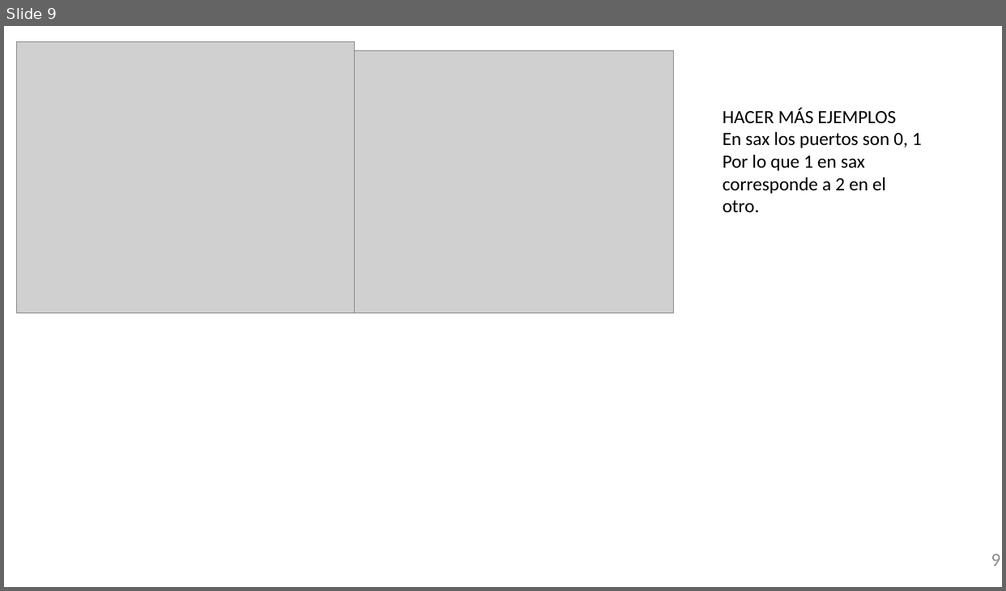
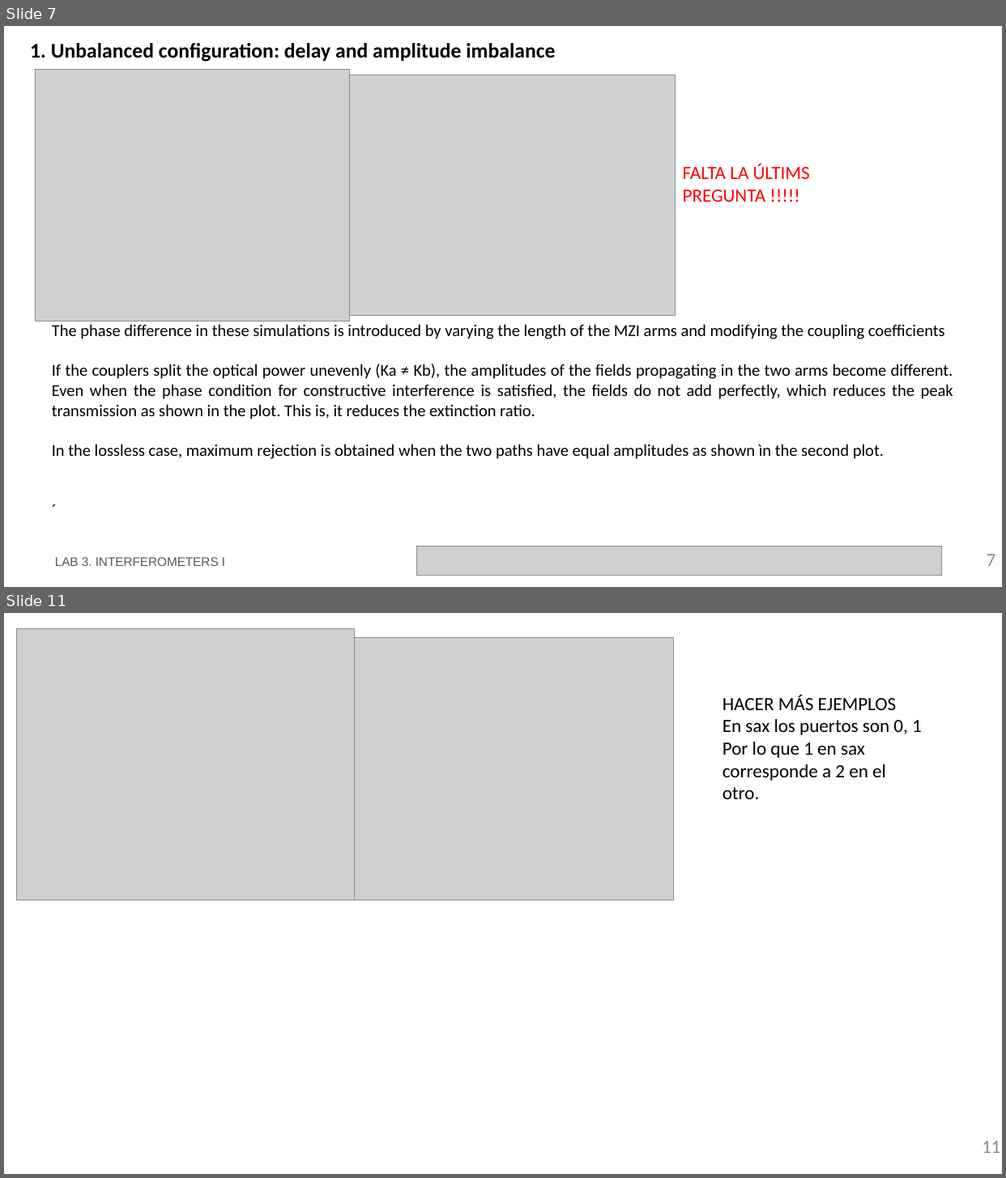
Before and after one commit to mromgar1/pic-upv-lab3, a slide deck: LabBook_3.pptx. Shown one above the other, each under a label of ours: slide 9 before the commit, slides 7 and 11 after it; the slides between them are not shown. The pictures are 1006x591 and 1006x1178 pixels, drawn with LibreOffice and Linux fonts; fonts in the diff are those of the drawing; grey boxes stand for pictures; background and template pictures are left out. Boxes give left, top, right and bottom in pixels: in the first picture for what was removed or moved away, otherwise in the second. Text is boxed around its words. In the diff, an @@ line names an element or a change of style, - is before the commit and + after.

```diff
--- a/LabBook_3.pptx
+++ b/LabBook_3.pptx
@@ slide 7 added at [4,26,1002,587], background #FFFFFF @@
@@ text added at [30,43,555,62], 20 pt, text #000000, bold @@
+  1. Unbalanced configuration: delay and amplitude imbalance
@@ picture added at [36,69,350,321] @@
@@ picture added at [350,75,675,316] @@
@@ text added at [683,163,810,202], 18 pt, text #FF0000 @@
+FALTA LA ÚLTIMS PREGUNTA !!!!!
@@ text added at [52,324,953,459], 16 pt, text #000000 @@
+The phase difference in these simulations is introduced by varying the length of the MZI arms and modifying the coupling coefficients
+If the couplers split the optical power unevenly (Ka ≠ Kb), the amplitudes of the fields propagating in the two arms become different. Even when the phase condition for constructive interference is satisfied, the fields do not add perfectly, which reduces the peak transmission as shown in the plot. This is, it reduces the extinction ratio.
+In the lossless case, maximum rejection is obtained when the two paths have equal amplitudes as shown ìn the second plot.
+´
@@ text added at [55,557,225,566], 12 pt, text #585858 @@
+LAB 3. INTERFEROMETERS I
@@ picture added at [417,546,942,576] @@
@@ page number added at [987,554,996,566], 18 pt, text #8C8C8C @@
+7
@@ what was slide 9 is now slide 11 @@
@@ page number at [982,1141,1000,1153]: text changed @@
-9
+11
```
Also in this commit, not shown: 2 slides changed, 1 other slide added, 1 other file.
